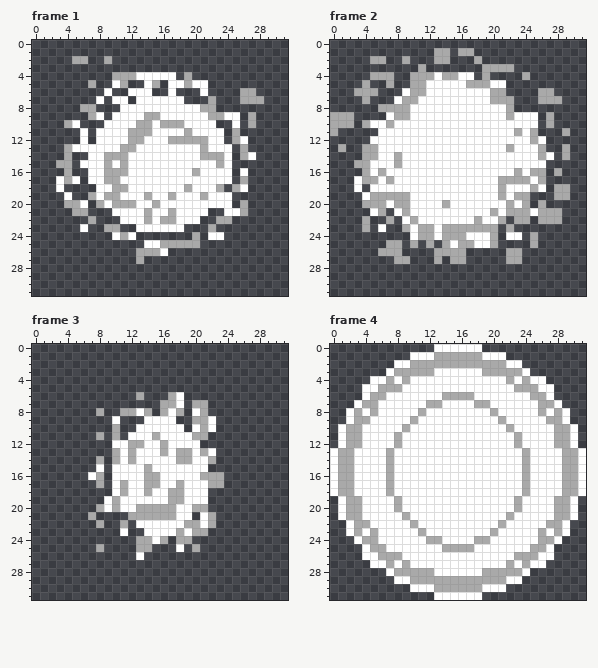
A pixel-art file gets an edit: assets/AreaAttack.aseprite. This is how it looked before the edit.
32x32 pixels, 8 frames. Shown: frame 1, frame 2, frame 3, frame 4. The commit also changed other frames, which this record leaves out.
After the commit:
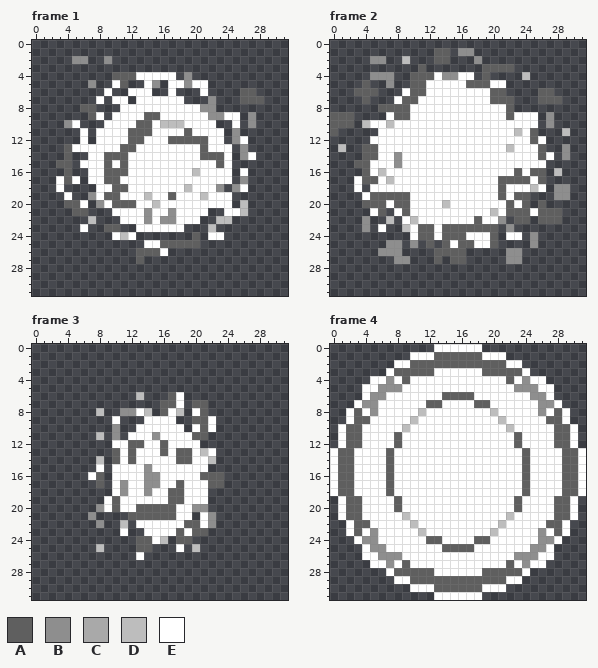
Palette (. is transparent): A #5f5f5f  B #8e8e8e  C #a9a9a9  D #bdbdbd  E #ffffff
The edit:
layer "area_melee" added
layer "Fire" removed
layer "Water" removed
layer "Earth" removed
layer "Air" removed
Frame 1, layer "area_melee":
y 2: x 5..6 CC -> BB; x 9 C -> B
y 4: x 10..12 CCC -> AAA; x 19 C -> B
y 5: x 7 C -> B; x 11 C -> A; x 15 C -> B; x 19 C -> B
y 6: x 26..27 CC -> AA
y 7: x 22 C -> B; x 26..28 CCC -> AAA
y 8: x 6..7 CC -> AA; x 21..22 CC -> BB
y 9: x 7 C -> A; x 14..15 CC -> AA; x 22..23 CC -> BB; x 27 C -> B
y 10: x 4 C -> B; x 13..14 CC -> AA; x 16..18 CCC -> DDD; x 27 C -> B
y 11: x 12..14 CCC -> AAA; x 19 C -> A; x 25 C -> B
y 12: x 12..13 CC -> AA; x 17..21 CCCCC -> AAAAA; x 25 C -> B
y 13: x 4 C -> A; x 11..12 CC -> AA; x 21 C -> A; x 26 C -> B
y 14: x 4 C -> A; x 9..11 CCC -> AAA; x 21..23 CCC -> AAA; x 26 C -> B
y 15: x 3..4 CC -> AA; x 9 C -> A; x 11 C -> A; x 23 C -> A
y 16: x 4 C -> A; x 9..11 CCC -> AAA; x 20 C -> D
y 17: x 4 C -> A; x 9..10 CC -> AA; x 26 C -> B
y 18: x 10..11 CC -> AA; x 19 C -> D; x 23 C -> B; x 25 C -> B
y 19: x 7 C -> B; x 9..10 CC -> AA; x 14 C -> D; x 17 C -> A; x 21 C -> D
y 20: x 4..5 CC -> AA; x 8 C -> B; x 10..12 CCC -> AAA; x 15 C -> D; x 26 C -> D
y 21: x 5..6 CC -> AA; x 14 C -> B; x 17 C -> B; x 26 C -> D
y 22: x 7 C -> D; x 14 C -> B; x 16..17 CC -> BB; x 23..24 CC -> DD
y 23: x 9..10 CC -> AA; x 22 C -> D
y 24: x 11 C -> D; x 20 C -> A
y 25: x 16..20 CCCCC -> AAAAA
y 26: x 13..15 CCC -> AAA
y 27: x 13 C -> A
Frame 2, layer "area_melee":
y 1: x 13..14 CC -> AA; x 16..17 CC -> BB
y 2: x 5..6 CC -> BB; x 9 C -> D; x 13..14 CC -> AA; x 18 C -> B
y 3: x 11 C -> A; x 19..22 CCCC -> AAAA
y 4: x 5..7 CCC -> BBB; x 10..12 CCC -> AAA; x 14..15 CC -> BB; x 19 C -> A; x 24 C -> D
y 5: x 4 C -> A; x 7 C -> B; x 10..11 CC -> AA; x 17..19 CCC -> AAA
y 6: x 3..5 CCC -> AAA; x 10..11 CC -> AA; x 20..21 CC -> AA; x 26..27 CC -> AA
y 7: x 4 C -> A; x 9..10 CC -> AA; x 20..22 CCC -> AAA; x 26..28 CCC -> AAA
y 8: x 6..9 CCCC -> AAAA; x 22 C -> A
y 9: x 0..2 CCC -> AAA; x 8..9 CC -> AA; x 22 C -> A; x 27 C -> B
y 10: x 0..2 CCC -> AAA; x 4 C -> D; x 7 C -> D; x 27 C -> B
y 11: x 0 C -> A; x 23 C -> D; x 25 C -> A; x 29 C -> D
y 12: x 25 C -> A
y 13: x 1 C -> D; x 4..5 CC -> AA; x 22 C -> D; x 26 C -> A; x 29 C -> B
y 14: x 4..5 CC -> AA; x 8 C -> B; x 26 C -> A; x 29 C -> B
y 15: x 3..4 CC -> AA; x 8 C -> B
y 16: x 4 C -> A; x 6 C -> D; x 23 C -> A; x 25..26 CC -> AA; x 28 C -> D
y 17: x 4..5 CC -> AA; x 7 C -> D; x 21..24 CCCC -> AAAA; x 26 C -> A
y 18: x 21 C -> A; x 25 C -> D; x 28..29 CC -> BB
y 19: x 5..9 CCCCC -> AAAAA; x 21 C -> A; x 23..24 CC -> AA; x 28..29 CC -> BB
y 20: x 4..6 CCC -> AAA; x 8..9 CC -> AA; x 14 C -> D; x 22 C -> A; x 24 C -> A; x 26 C -> A
y 21: x 6 C -> A; x 9 C -> A; x 20 C -> D; x 22..24 CCC -> AAA; x 26..28 CCC -> AAA
y 22: x 4 C -> B; x 7 C -> D; x 10 C -> D; x 18 C -> A; x 21 C -> B; x 23..24 CC -> AA; x 26..28 CCC -> AAA
y 23: x 4 C -> B; x 9 C -> D; x 11..12 CC -> AA; x 14..20 CCCCCCC -> AAAAAAA; x 22 C -> B
y 24: x 11..12 CC -> AA; x 14..16 CCC -> AAA; x 20 C -> A; x 25 C -> B
y 25: x 7..8 CC -> BB; x 10 C -> B; x 12 C -> A; x 14 C -> A; x 16..17 CC -> AA; x 20 C -> A; x 25 C -> B
y 26: x 6..8 CCC -> BBB; x 13..16 CCCC -> AAAA; x 22..23 CC -> BB
y 27: x 8..9 CC -> BB; x 13 C -> A; x 15..16 CC -> AA; x 22..23 CC -> BB
Frame 3, layer "area_melee":
y 6: x 13 C -> D; x 17 C -> A
y 7: x 16..17 CC -> AA; x 20..21 CC -> AA
y 8: x 8 C -> D; x 11..12 CC -> BB; x 14 C -> D; x 16 C -> A; x 18 C -> D; x 21 C -> A
y 9: x 20..21 CC -> AA
y 10: x 10 C -> B; x 21 C -> A
y 11: x 8 C -> D; x 10 C -> B; x 15 C -> B; x 20..21 CC -> AA
y 12: x 12..13 CC -> AA; x 16 C -> A
y 13: x 10 C -> A; x 12 C -> A; x 16 C -> A; x 18..19 CC -> AA; x 21 C -> D
y 14: x 8 C -> D; x 10 C -> A; x 12 C -> A; x 18..19 CC -> AA; x 22 C -> D
y 15: x 14 C -> B
y 16: x 8 C -> A; x 14..15 CC -> BB; x 21..23 CCC -> AAA
y 17: x 8 C -> A; x 11 C -> B; x 14..15 CC -> BB; x 18 C -> A; x 22..23 CC -> AA
y 18: x 11 C -> B; x 14 C -> B; x 17..18 CC -> AA
y 19: x 10 C -> A; x 17..18 CC -> AA
y 20: x 8 C -> B; x 10 C -> A; x 13..17 CCCCC -> AAAAA; x 20..21 CC -> BB
y 21: x 7 C -> B; x 12..17 CCCCCC -> AAAAAA; x 22 C -> B
y 22: x 8 C -> B; x 11 C -> D; x 19..20 CC -> AA; x 22 C -> B
y 23: x 18 C -> A; x 20..21 CC -> AA
y 24: x 13..14 CC -> AA; x 16 C -> D; x 18..19 CC -> AA
y 25: x 8 C -> D; x 13..14 CC -> AA; x 20 C -> D
Frame 4, layer "area_melee":
y 1: x 13..18 CCCCCC -> AAAAAA
y 2: x 10..21 CCCCCCCCCCCC -> AAAAAAAAAAAA
y 3: x 8..12 CCCCC -> AAAAA; x 19..23 CCCCC -> AAAAA
y 4: x 7 C -> B; x 9 C -> A; x 22 C -> A; x 24 C -> B
y 5: x 6..8 CCC -> BBB; x 23..25 CCC -> BBB
y 6: x 5..6 CC -> BB; x 14..17 CCCC -> AAAA; x 25..26 CC -> BB
y 7: x 4..5 CC -> BB; x 12..13 CC -> AA; x 18..19 CC -> AA; x 26..27 CC -> BB
y 8: x 3 C -> A; x 5 C -> B; x 11 C -> D; x 20 C -> D; x 26 C -> B; x 28 C -> A
y 9: x 3..4 CC -> AA; x 10 C -> D; x 21 C -> D; x 27..28 CC -> AA
y 10: x 2..3 CC -> AA; x 9 C -> D; x 22 C -> D; x 28..29 CC -> AA
y 11..12: x 2..3 CC -> AA; x 8 C -> A; x 23 C -> A; x 28..29 CC -> AA
y 13..18: x 1..2 CC -> AA; x 7 C -> A; x 24 C -> A; x 29..30 CC -> AA
y 19..20: x 2..3 CC -> AA; x 8 C -> A; x 23 C -> A; x 28..29 CC -> AA
y 21: x 2..3 CC -> AA; x 9 C -> D; x 22 C -> D; x 28..29 CC -> AA
y 22: x 3..4 CC -> AA; x 10 C -> D; x 21 C -> D; x 27..28 CC -> AA
y 23: x 3 C -> A; x 5 C -> B; x 11 C -> D; x 20 C -> D; x 26 C -> B; x 28 C -> A
y 24: x 4..5 CC -> BB; x 12..13 CC -> AA; x 18..19 CC -> AA; x 26..27 CC -> BB
y 25: x 5..6 CC -> BB; x 14..17 CCCC -> AAAA; x 25..26 CC -> BB
y 26: x 6..8 CCC -> BBB; x 23..25 CCC -> BBB
y 27: x 7 C -> B; x 9 C -> A; x 22 C -> A; x 24 C -> B
y 28: x 8..12 CCCCC -> AAAAA; x 19..23 CCCCC -> AAAAA
y 29: x 10..21 CCCCCCCCCCCC -> AAAAAAAAAAAA
y 30: x 13..18 CCCCCC -> AAAAAA
Changed places in both pictures, as pixel boxes (x1, y1, x2, y2):
changed: (56, 56, 264, 264)
changed: (330, 48, 570, 264)
changed: (88, 392, 224, 552)
changed: (338, 352, 578, 592)
